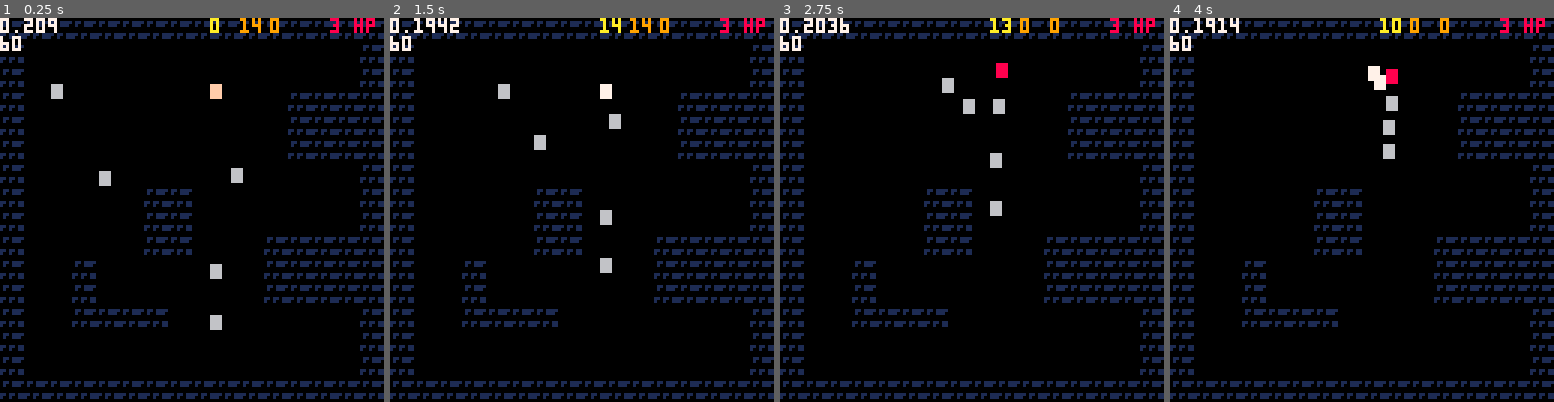
Above: before the commit, frames 1-4 (left to right).
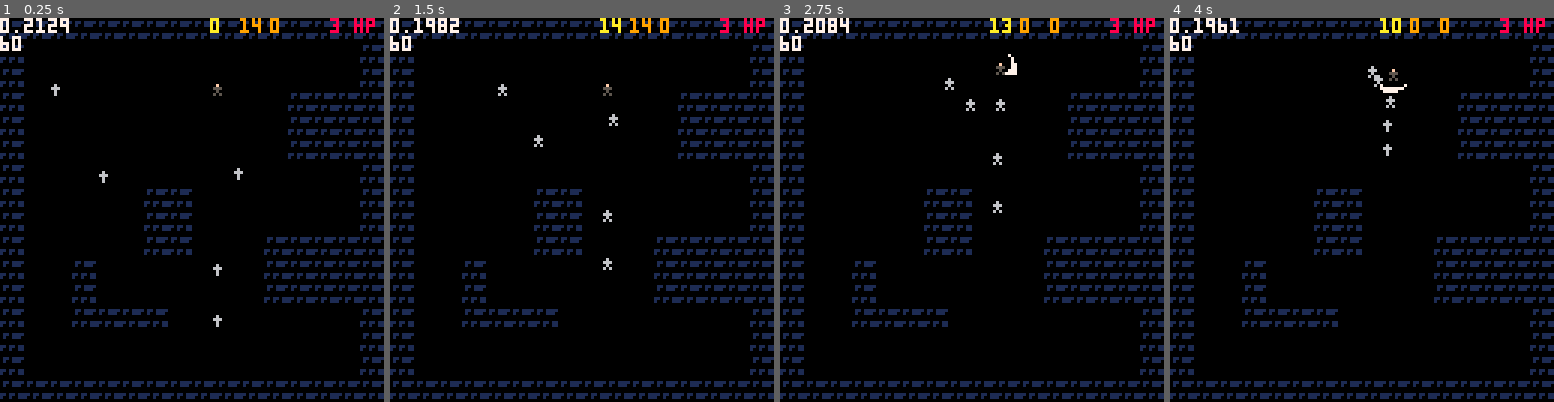
Above: after the commit, the same moments.

Repository: ironchestgames/pico-8-carts
Game: PICO-8 cartridge epicevilender.p8
The game is run twice, just before and just after one commit, with the same random seed, the same clock (stepped at 60 frames per second) and the same inputs.
Inputs:
- Up to frame 1 (0.25 s): no input
- Up to frame 2 (1.5 s): tap X (X key) at 0.33, 1.07 s; tap O (Z key) at 0.7 s
- Up to frame 3 (2.75 s): hold Right 1.6-2.1 s; tap O (Z key) at 1.7, 2.1, 2.5 s; tap X (X key) at 1.85 s; hold Up 2.15-2.42 s; hold Right from 2.47 s (still down)
- Up to frame 4 (4 s): tap O (Z key) at 2.9, 3.3, 3.7 s; tap X (X key) at 2.97 s; release Right at 3.03 s; hold Left 3.08-3.58 s; hold Down 3.63-3.97 s

The runs differ from the first frame. In frame 1, 0.7% of the frame differs, in the area x 9-64%, y 0-82%; in frame 2, 0.5%; in frame 3, 0.6%; in frame 4, 0.8%, in the area x 12-62%, y 0-37%.

Commit message:
epicevilender - added vfx system and actor frame animation system

Diff:
--- a/epicevilender.p8
+++ b/epicevilender.p8
@@ -248,12 +248,12 @@
 avatar={} -- avatar actor handle
 actors={} -- actors
 attacks={} -- attack objects
+vfxs={} -- visual effects
 
 -- todo: this is only convenience dev function
 function createactor(params) -- note: mutates params
 
  -- state
- params.state='idling'
  params.state_counter=0
 
  -- movement
@@ -305,16 +305,38 @@
    skill.counter-=1
   end
   if skill.hasinput and skill.counter <= 0 then
+   local x=user.x+cos(user.a)*4
+   local y=user.y+sin(user.a)*4
+
    add(attacks,createattack({
-    x=avatar.x+cos(avatar.a)*4,
-    y=avatar.y+sin(avatar.a)*4,
+    x=x,
+    y=y,
     halfw=2,
     halfh=2,
     state_counter=1,
     isknockback=true,
-    knockbackangle=avatar.a,
+    knockbackangle=user.a,
     damage=1,
    }))
+
+   -- add vfx
+   angletofx={
+    [0]={0,20,4,7, -2,-5}, -- right
+    [0.125]={8,20,6,4, -3,-3}, -- right/up
+    [0.25]={20,20,9,3, -4,-2}, -- up
+    [0.375]={14,20,6,4, -3,-3}, -- up/left
+    [0.5]={4,20,4,7, -2,-5}, -- left
+    [0.625]={29,20,4,7, -3,-4}, -- left/down
+    [0.75]={20,23,9,3, -4,-1}, -- down
+    [0.875]={33,20,4,7, -1,-4}, -- down/right
+   }
+
+   local vfx=angletofx[user.a]
+   vfx[5]=x+vfx[5]
+   vfx[6]=y+vfx[6]
+   vfx.counter=skill.postcastduration
+
+   add(vfxs,vfx)
 
    -- reset skill
    skill.hasinput=false
@@ -386,8 +408,16 @@
      a=0,
      spd=0.5,
      hp=3,
+     state='idling',
      skill1=swordattackskill,
      skill2=fireboltskill,
+     frames={
+      currentframe=1,
+      idling={{0,10,3,4, -1,-2}},
+      moving={{0,10,3,4, -1,-2},{3,10,3,4, -1,-2}},
+      attacking={{0,10,3,4, -1,-2}},
+      recovering={{0,10,3,4, -1,-2}},
+     },
     })
     add(actors,avatar)
 
@@ -412,6 +442,13 @@
       ismovingoutofcollision=false,
       toocloseto={},
      },
+     frames={
+      currentframe=1,
+      idling={{0,16,3,4, -1,-2}},
+      moving={animspd=0.18,{0,16,3,4, -1,-2},{3,16,3,4, -1,-2}},
+      attacking={{0,16,3,4, -1,-2}},
+      recovering={{0,16,3,4, -1,-2}},
+     },
     })
 
     add(actors,enemy)
@@ -480,6 +517,12 @@
 
  -- update current state counter
  updateavatarstate(avatar)
+
+ -- note: this feels like a hack...
+ if avatar.dx != 0 or avatar.dy != 0 then
+  avatar.state='moving'
+  avatar.state_counter=2
+ end
 
  -- todo: check for avatar death
 
@@ -789,9 +832,29 @@
   end
  end
 
+ -- update actor animation frames
+ for actor in all(actors) do
+  local state=actor.state
+  if actor.ai then
+   state=actor.ai.state
+  end
+  local stateframes=actor.frames[state]
+  local animspd=0.25
+  if stateframes.animspd then
+   animspd=stateframes.animspd
+  end
+  actor.frames.currentframe+=animspd*actor.spd
+  if actor.frames.currentframe >= #stateframes+1 then
+   actor.frames.currentframe=1
+  end
+ end
+
  -- update vfx
  for vfx in all(vfxs) do
-  vfx.update()
+  vfx.counter-=1
+  if vfx.counter <= 0 then
+   vfx.removeme=true
+  end
  end
 
  -- remove actors
@@ -839,6 +902,18 @@
   end
  end
 
+ -- draw attacks, note: this is only for debug
+ if isdebug then
+  for attack in all(attacks) do
+   rectfill(
+    attack.x-attack.halfw,
+    attack.y-attack.halfh,
+    attack.x+attack.halfw,
+    attack.y+attack.halfh,
+    9)
+  end
+ end
+
  -- todo: sort on y and z
  --       maybe z can be layers?
  --       per z add 128 (plus margin)
@@ -846,28 +921,43 @@
 
  -- draw actors
  for actor in all(actors) do
-  local col=6
-  if actor == avatar then
-   col=15
-  end
-
-  local obj=actor
+
+  if isdebug then
+   local col=13
+
+   local obj=actor
+   if actor.ai then
+    obj=actor.ai
+   end
+
+   if obj.state == 'recovering' then
+    col=8
+   elseif obj.state == 'attacking' then
+    col=9
+   end
+
+   rectfill(
+    actor.x-actor.halfw,
+    actor.y-actor.halfh,
+    actor.x+actor.halfw,
+    actor.y+actor.halfh,
+    col)
+  end
+
+  -- draw actor frame
+  local state=actor.state
   if actor.ai then
-   obj=actor.ai
-  end
-
-  if obj.state == 'recovering' then
-   col=8
-  elseif obj.state == 'attacking' then
-   col=7
-  end
-
-  rectfill(
-   actor.x-actor.halfw,
-   actor.y-actor.halfh,
-   actor.x+actor.halfw,
-   actor.y+actor.halfh,
-   col)
+   state=actor.ai.state
+  end
+  local stateframes=actor.frames[state]
+  local frame=stateframes[flr(actor.frames.currentframe)]
+  sspr(
+    frame[1],
+    frame[2],
+    frame[3],
+    frame[4],
+    actor.x+frame[5],
+    actor.y+frame[6])
 
   if isdebug then
    if actor.ai and actor.ai.targetx then
@@ -878,14 +968,9 @@
   end
  end
 
- -- draw attacks
- for attack in all(attacks) do
-  rectfill(
-   attack.x-attack.halfw,
-   attack.y-attack.halfh,
-   attack.x+attack.halfw,
-   attack.y+attack.halfh,
-   9)
+ -- draw vfx
+ for vfx in all(vfxs) do
+  sspr(vfx[1],vfx[2],vfx[3],vfx[4],vfx[5],vfx[6])
  end
 
  print(avatar.hp .. ' hp',110,0,8)
Not shown, changed: 17 lines of the sprite sheet (__gfx__) section of epicevilender.p8
